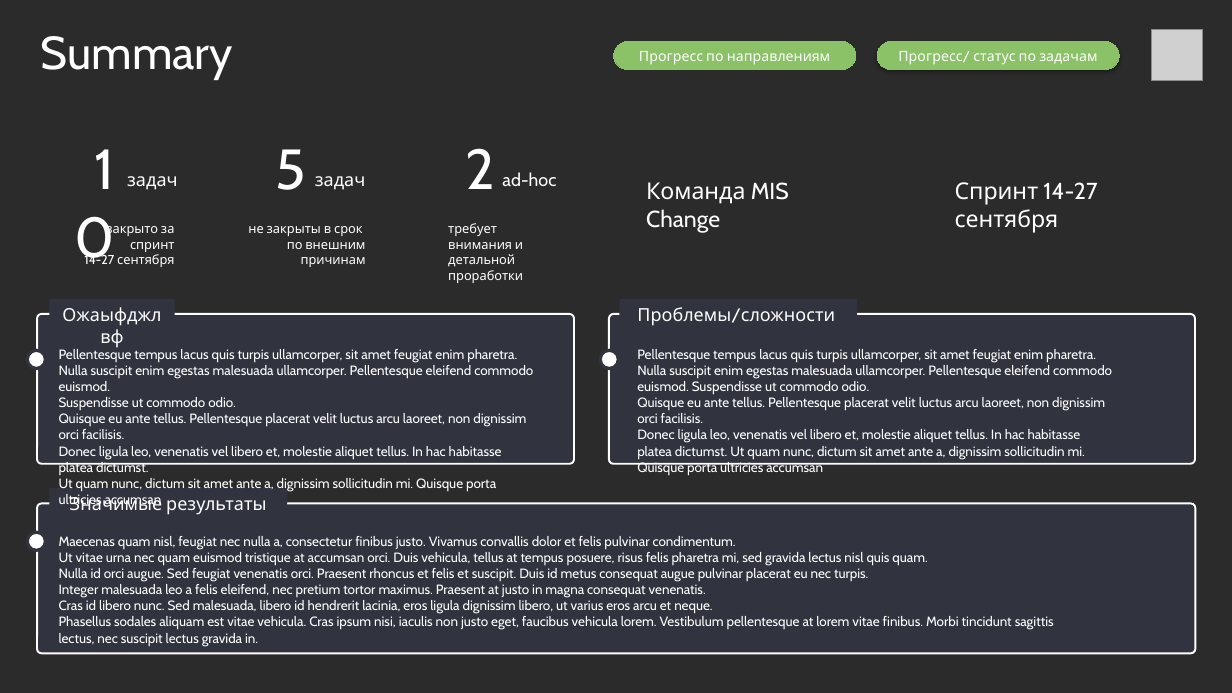
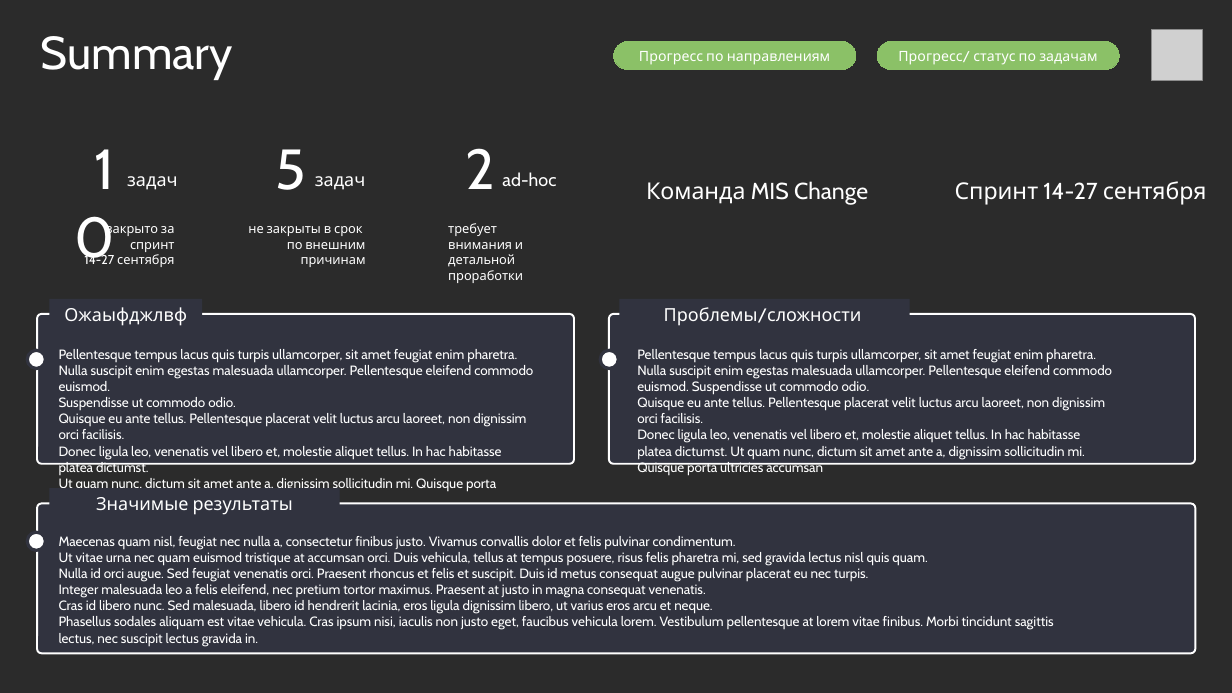
Before and after one commit to GooomeeD/PresentationWeekly, a slide deck: slide 4 of How.pptx. Drawn at 1232x693 pixels with LibreOffice and Linux fonts; fonts in the diff are those of the drawing; grey boxes stand for pictures; background and template pictures are left out; a plain dark background stands for a picture behind light text. Boxes give left, top, right and bottom in pixels: in the first picture for what was removed or moved away, otherwise in the second. Text is boxed around its words. In the diff, an @@ line names an element or a change of style, - is before the commit and + after.

```diff
--- a/How.pptx
+++ b/How.pptx
@@ text "Команда MIS Change" rewrapped from box(646, 182, 789, 233) to box(646, 181, 868, 205) @@
@@ text "Спринт 14-27 сентября" rewrapped from box(955, 182, 1097, 232) to box(955, 181, 1207, 205) @@
@@ rectangle "Ожаыфджлвф": place and size @@
-rectangle "Ожаыфджлвф" at box(50, 299, 175, 331)
+rectangle "Ожаыфджлвф" at box(50, 299, 202, 331)
@@ rectangle "Проблемы/сложности": place and size @@
-rectangle "Проблемы/сложности" at box(619, 299, 857, 331)
+rectangle "Проблемы/сложности" at box(619, 299, 909, 331)
@@ rectangle "Значимые результаты": place and size @@
-rectangle "Значимые результаты" at box(50, 488, 287, 519)
+rectangle "Значимые результаты" at box(50, 488, 340, 519)
```
Also in this commit, not shown: 14 other slides changed, 1 other file.
